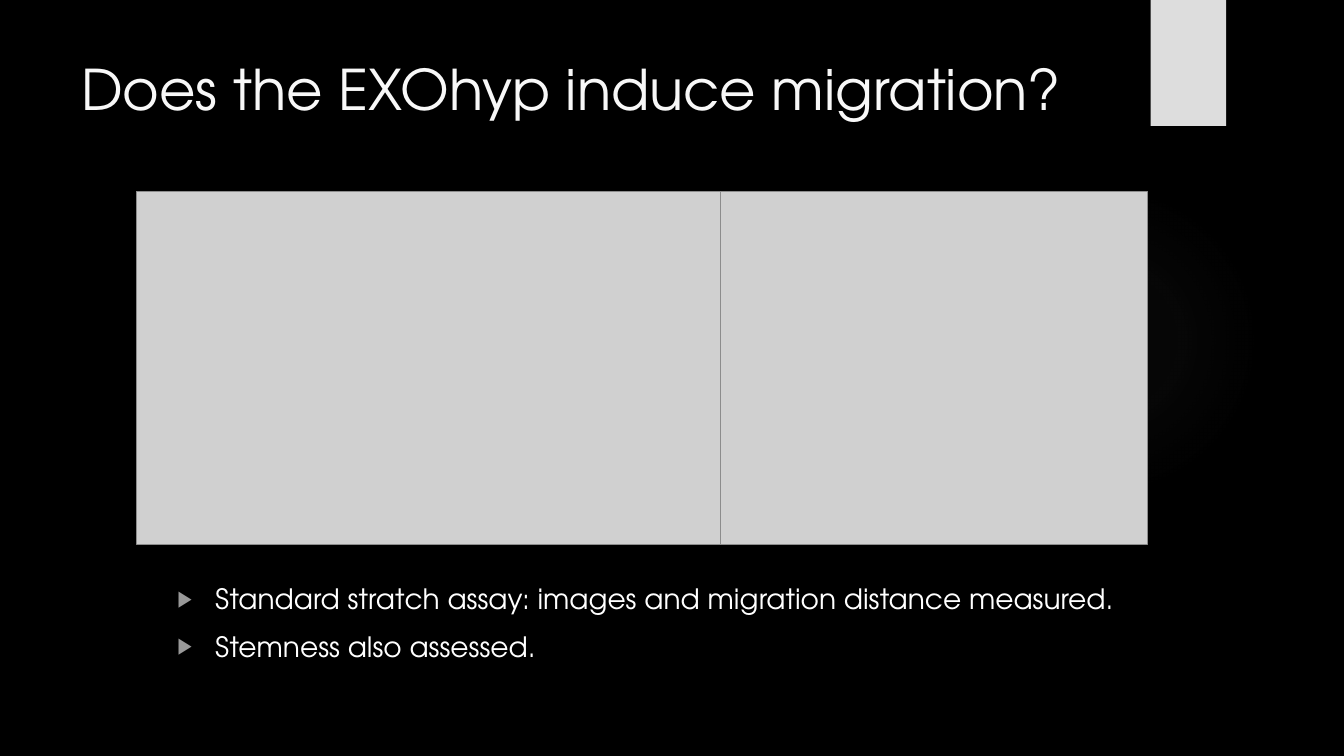
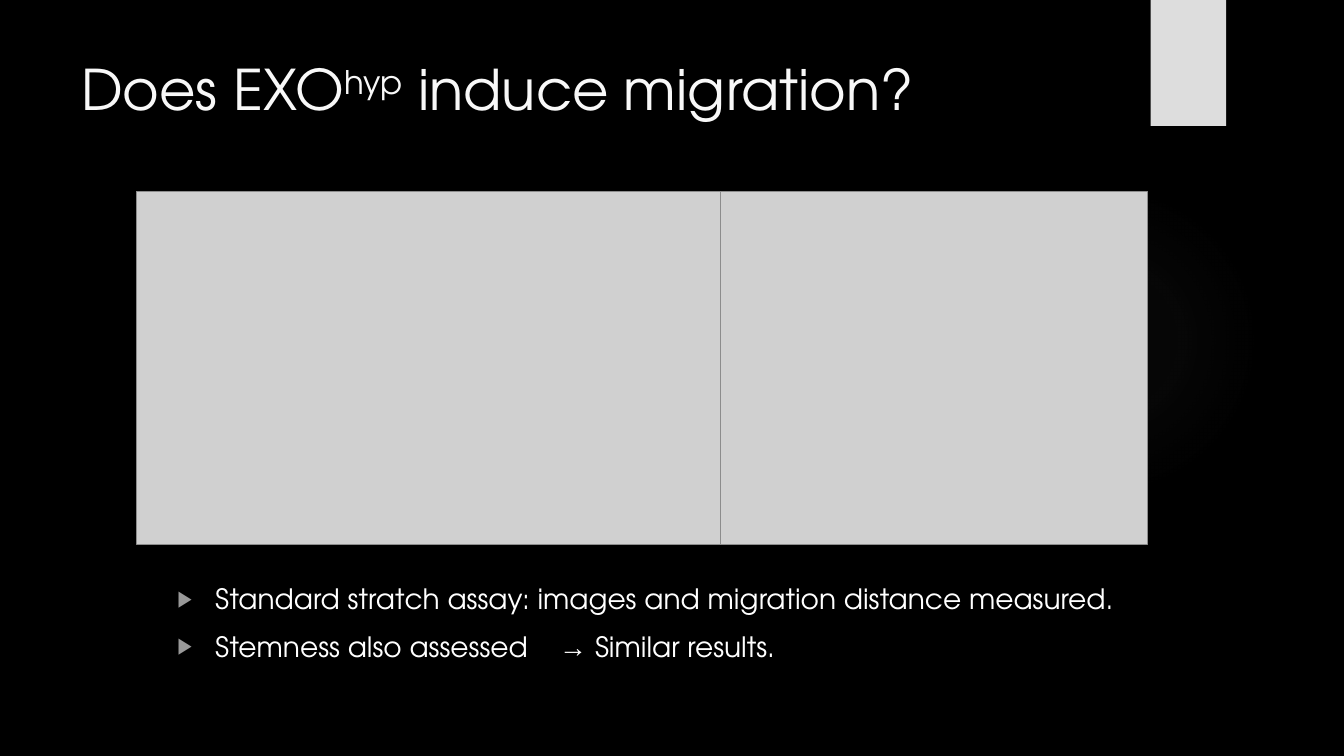
Before and after one commit to HarleyRobinson/Honours2, a slide deck: slide 9 of BackgroundInfo/JCslides.pptx. Drawn at 1344x756 pixels with LibreOffice and Linux fonts; fonts in the diff are those of the drawing; grey boxes stand for pictures; background and template pictures are left out. Boxes give left, top, right and bottom in pixels: in the first picture for what was removed or moved away, otherwise in the second. Text is boxed around its words. In the diff, an @@ line names an element or a change of style, - is before the commit and + after.

```diff
--- a/BackgroundInfo/JCslides.pptx
+++ b/BackgroundInfo/JCslides.pptx
@@ title at (x1=81, y1=68, x2=914, y2=122): text changed @@
-Does the EXOhyp induce migration?
+Does EXOhyp induce migration?
@@ text at (x1=215, y1=636, x2=774, y2=658): text changed @@
-▶ Stemness also assessed.
+▶ Stemness also assessed → Similar results.
```
Also in this commit, not shown: 9 other slides changed, 2 other files.
